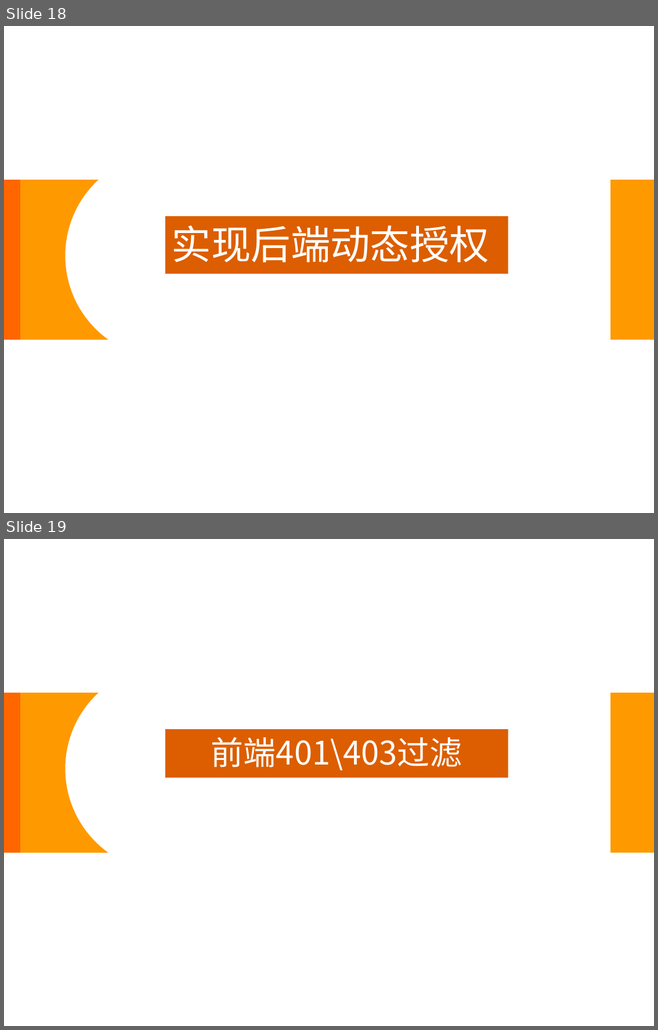
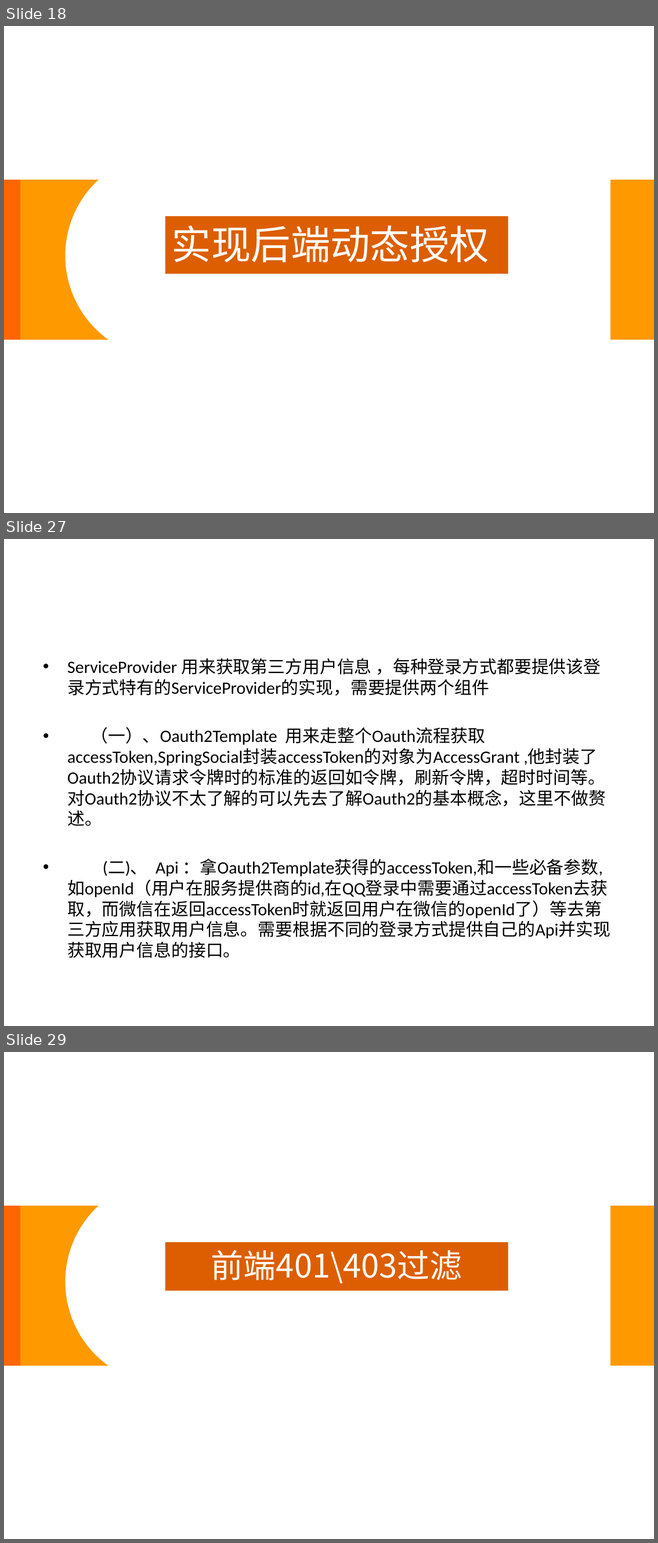
Before and after one commit to wmz6762/security-demo, a slide deck: Spring Security.pptx. Shown one above the other, each under a label of ours: slides 18 and 19 before the commit, slides 18, 27 and 29 after it; the slides between them are not shown. The pictures are 658x1030 and 658x1543 pixels, drawn with LibreOffice and Linux fonts; fonts in the diff are those of the drawing; background and template pictures are left out. Boxes give left, top, right and bottom in pixels: in the first picture for what was removed or moved away, otherwise in the second. Text is boxed around its words. In the diff, an @@ line names an element or a change of style, - is before the commit and + after.

```diff
--- a/Spring Security.pptx
+++ b/Spring Security.pptx
@@ slide 27 added at (4,539,654,1026), background picture (left out) @@
@@ text added at (67,658,610,958), 19.2 pt, text #000000 @@
+• ServiceProvider 用来获取第三方用户信息 ，每种登录方式都要提供该登录方式特有的ServiceProvider的实现，需要提供两个组件
+• （一）、Oauth2Template 用来走整个Oauth流程获取accessToken,SpringSocial封装accessToken的对象为AccessGrant ,他封装了Oauth2协议请求令牌时的标准的返回如令牌，刷新令牌，超时时间等。对Oauth2协议不太了解的可以先去了解Oauth2的基本概念，这里不做赘述。
+• (二)、 Api ：拿Oauth2Template获得的accessToken,和一些必备参数,如openId（用户在服务提供商的id,在QQ登录中需要通过accessToken去获取，而微信在返回accessToken时就返回用户在微信的openId了）等去第三方应用获取用户信息。需要根据不同的登录方式提供自己的Api并实现获取用户信息的接口。
@@ what was slide 19 is now slide 29 @@
```
Also in this commit, not shown: 9 other slides added, 1 other file.
